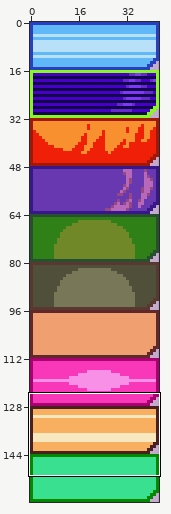
Sprite sheet -- Resources/emotions-blank.png. The picture above shows the old version from afar; the outline marks the close-up.
Close-up. The starting point:
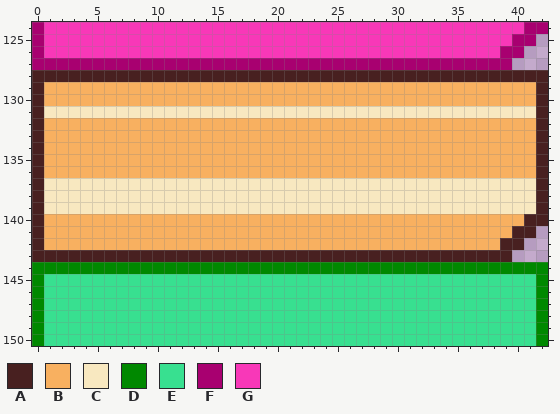
The file is 43x160 pixels. Shown: x 0..42, y 124..150.
Palette (. is transparent): A #482020  B #f8b060  C #f8e8c0  D #008800  E #38e090  F #a80070  G #f838b8
Pixels before, first column x 0:
124 FGGGGGGGGGGGGGGGGGGGGGGGGGGGGGGGGGGGGGGGGFF
125 FGGGGGGGGGGGGGGGGGGGGGGGGGGGGGGGGGGGGGGGFF.
126 FGGGGGGGGGGGGGGGGGGGGGGGGGGGGGGGGGGGGGGFF..
127 FFFFFFFFFFFFFFFFFFFFFFFFFFFFFFFFFFFFFFFF...
128 AAAAAAAAAAAAAAAAAAAAAAAAAAAAAAAAAAAAAAAAAAA
129 ABBBBBBBBBBBBBBBBBBBBBBBBBBBBBBBBBBBBBBBBBA
130 ABBBBBBBBBBBBBBBBBBBBBBBBBBBBBBBBBBBBBBBBBA
131 ACCCCCCCCCCCCCCCCCCCCCCCCCCCCCCCCCCCCCCCCCA
132 ABBBBBBBBBBBBBBBBBBBBBBBBBBBBBBBBBBBBBBBBBA
133 ABBBBBBBBBBBBBBBBBBBBBBBBBBBBBBBBBBBBBBBBBA
134 ABBBBBBBBBBBBBBBBBBBBBBBBBBBBBBBBBBBBBBBBBA
135 ABBBBBBBBBBBBBBBBBBBBBBBBBBBBBBBBBBBBBBBBBA
136 ABBBBBBBBBBBBBBBBBBBBBBBBBBBBBBBBBBBBBBBBBA
137 ACCCCCCCCCCCCCCCCCCCCCCCCCCCCCCCCCCCCCCCCCA
138 ACCCCCCCCCCCCCCCCCCCCCCCCCCCCCCCCCCCCCCCCCA
139 ACCCCCCCCCCCCCCCCCCCCCCCCCCCCCCCCCCCCCCCCCA
140 ABBBBBBBBBBBBBBBBBBBBBBBBBBBBBBBBBBBBBBBBAA
141 ABBBBBBBBBBBBBBBBBBBBBBBBBBBBBBBBBBBBBBBAA.
142 ABBBBBBBBBBBBBBBBBBBBBBBBBBBBBBBBBBBBBBAA..
143 AAAAAAAAAAAAAAAAAAAAAAAAAAAAAAAAAAAAAAAA...
144 DDDDDDDDDDDDDDDDDDDDDDDDDDDDDDDDDDDDDDDDDDD
145 DEEEEEEEEEEEEEEEEEEEEEEEEEEEEEEEEEEEEEEEEED
146 DEEEEEEEEEEEEEEEEEEEEEEEEEEEEEEEEEEEEEEEEED
147 DEEEEEEEEEEEEEEEEEEEEEEEEEEEEEEEEEEEEEEEEED
148 DEEEEEEEEEEEEEEEEEEEEEEEEEEEEEEEEEEEEEEEEED
149 DEEEEEEEEEEEEEEEEEEEEEEEEEEEEEEEEEEEEEEEEED
150 DEEEEEEEEEEEEEEEEEEEEEEEEEEEEEEEEEEEEEEEEED
The result:
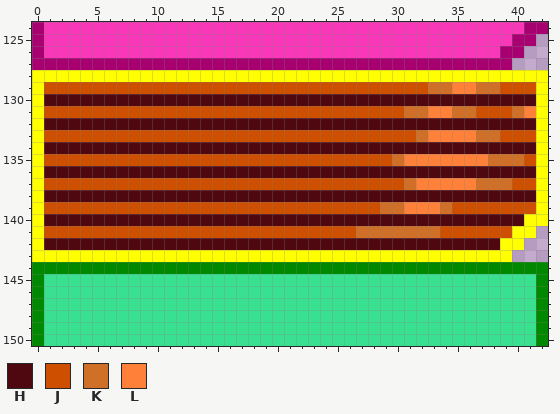
Colours new in this view: H #4f0810  J #cf4f00  K #d06f28  L #ff8038
Edits made:
colour A: #482020 -> #ffff00
Changed rows in their new state; - is a pixel that keeps its letter.
first column x 1:
129 JJJJJJJJJJJJJJJJJJJJJJJJJJJJJJJJKKLLKKJJJ
130 HHHHHHHHHHHHHHHHHHHHHHHHHHHHHHHHHHHHHHHHH
131 JJJJJJJJJJJJJJJJJJJJJJJJJJJJJJKKLLKKJJJKL
132 HHHHHHHHHHHHHHHHHHHHHHHHHHHHHHHHHHHHHHHHH
133 JJJJJJJJJJJJJJJJJJJJJJJJJJJJJJJKLLLLKKJJJ
134 HHHHHHHHHHHHHHHHHHHHHHHHHHHHHHHHHHHHHHHHH
135 JJJJJJJJJJJJJJJJJJJJJJJJJJJJJKLLLLLLLKKKJ
136 HHHHHHHHHHHHHHHHHHHHHHHHHHHHHHHHHHHHHHHHH
137 JJJJJJJJJJJJJJJJJJJJJJJJJJJJJJKLLLLLKKKJJ
138 HHHHHHHHHHHHHHHHHHHHHHHHHHHHHHHHHHHHHHHHH
139 JJJJJJJJJJJJJJJJJJJJJJJJJJJJKKLLLKJJJJJJJ
140 HHHHHHHHHHHHHHHHHHHHHHHHHHHHHHHHHHHHHHHH-
141 JJJJJJJJJJJJJJJJJJJJJJJJJJKKKKKKKJJJJJJ--
142 HHHHHHHHHHHHHHHHHHHHHHHHHHHHHHHHHHHHHH---
Pixel boxes of the changes (left, top, right, bottom) in both close-ups:
changed: (32, 70, 548, 262)
